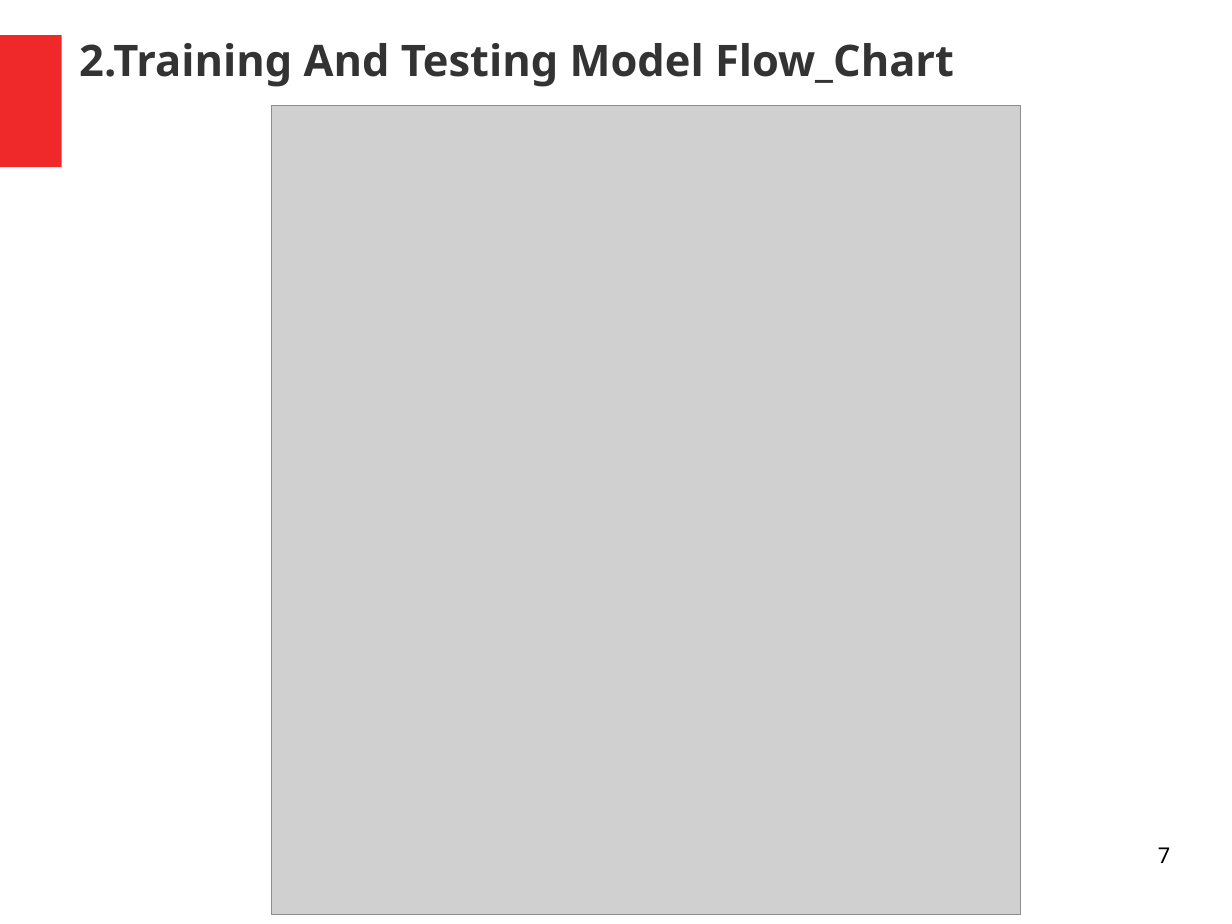
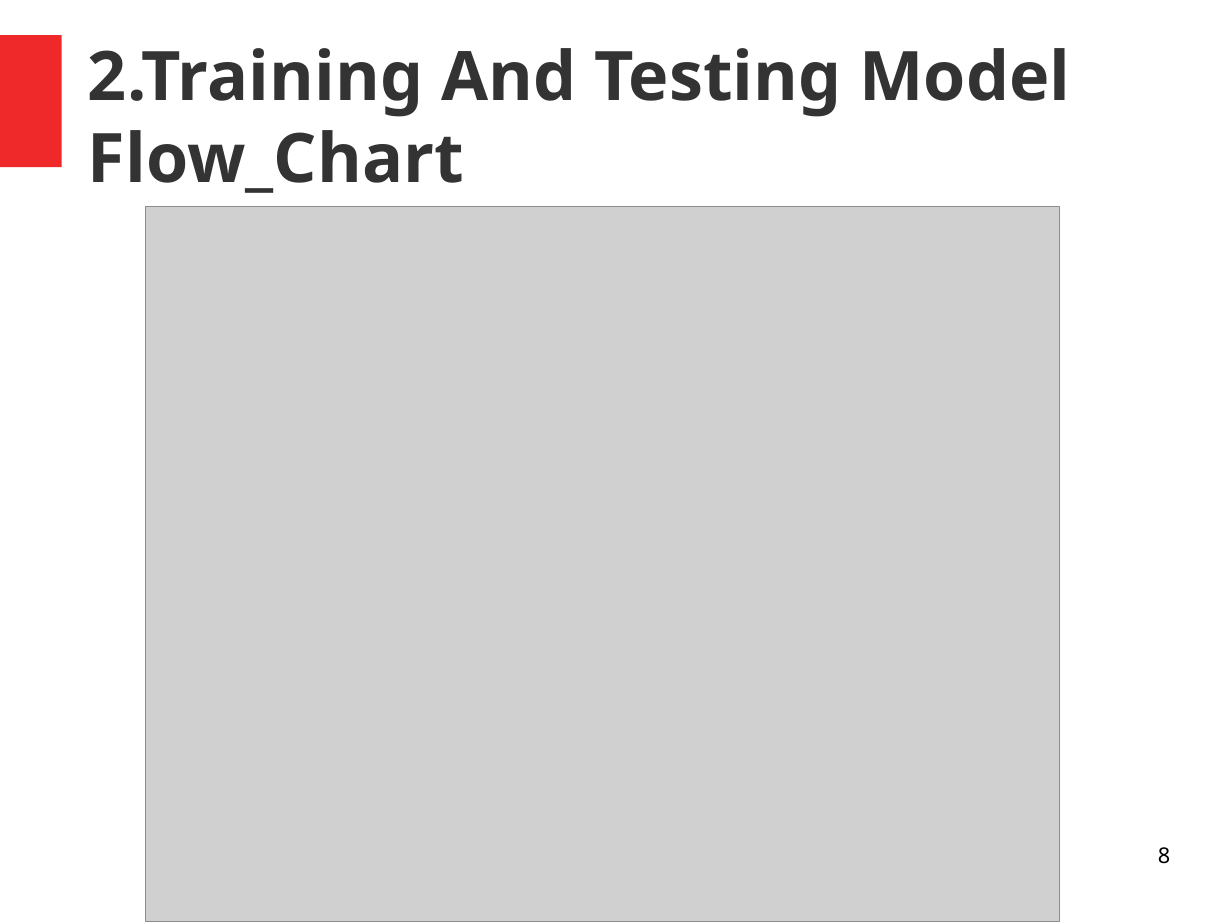
Before and after one commit to vimalv-AI/Redspectra, a slide deck: slide 8 of QMAX_EAGLE_3/doc/Presentations/0_Eagle_Doc.odp (slide 7 before the commit). Drawn at 1232x924 pixels with LibreOffice and Linux fonts; fonts in the diff are those of the drawing; grey boxes stand for pictures. Boxes give left, top, right and bottom in pixels: in the first picture for what was removed or moved away, otherwise in the second. Text is boxed around its words. In the diff, an @@ line names an element or a change of style, - is before the commit and + after.

```diff
--- a/QMAX_EAGLE_3/doc/Presentations/0_Eagle_Doc.odp
+++ b/QMAX_EAGLE_3/doc/Presentations/0_Eagle_Doc.odp
@@ title "2.Training And Testing Model Flow_Chart": place and size @@
-title "2.Training And Testing Model Flow_Chart" at [79,43,954,87]
+title "2.Training And Testing Model Flow_Chart" at [88,48,1071,193]
@@ title "2.Training And Testing Model Flow_Chart" at [88,48,1071,193]: size 28 to 44 pt @@
@@ picture: place and size @@
-picture at [272,105,1022,914]
+picture at [145,207,1060,922]
@@ page number at [1158,847,1170,864]: text changed @@
-7
+8
```
Also in this commit, not shown: 5 other slides changed, 2 slides added, 1 slide removed, 2 other files.
